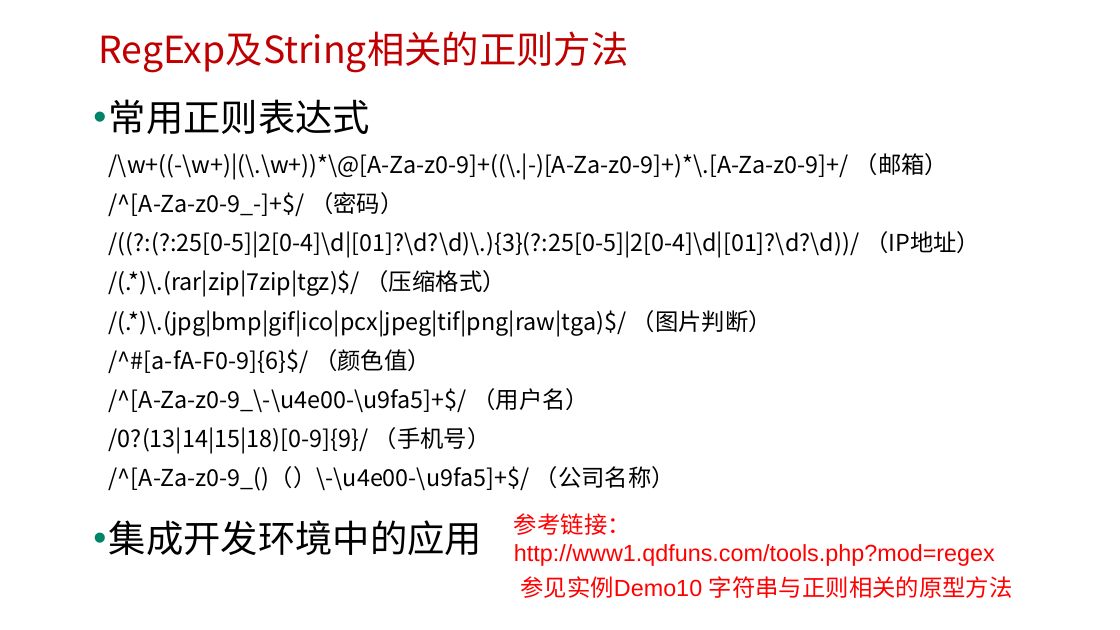
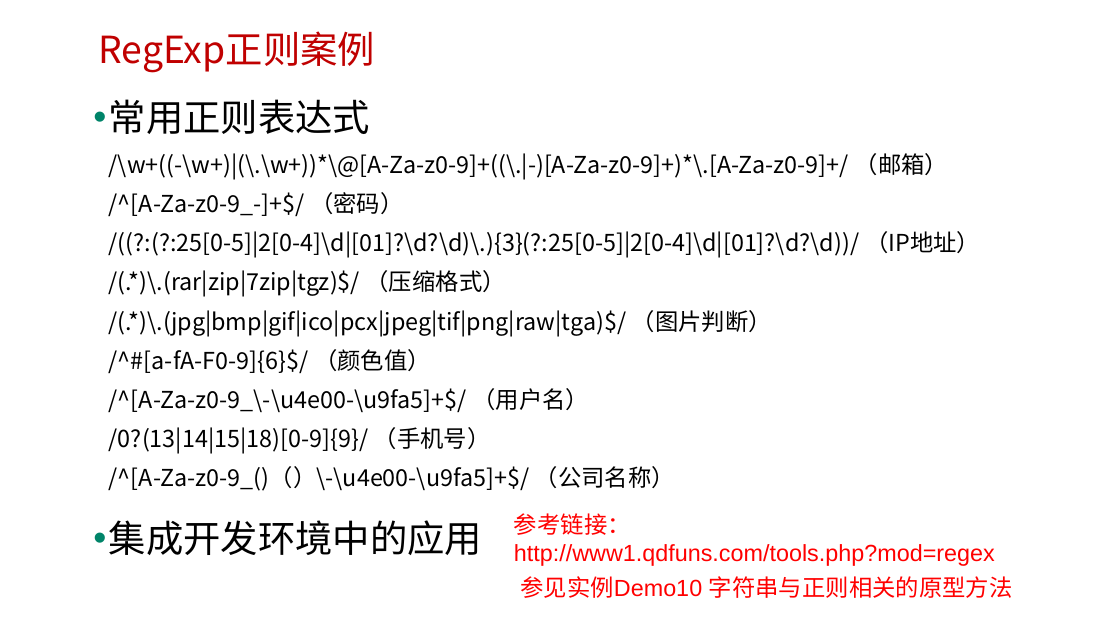
Before and after one commit to edu2act/course-javascript-advanced, a slide deck: slide 15 of 课程PPT/20.JS标准内置对象-构造器（RegExp）正则表达式.pptx. Drawn at 1120x630 pixels with LibreOffice and Linux fonts; fonts in the diff are those of the drawing; background and template pictures are left out. Boxes give left, top, right and bottom in pixels: in the first picture for what was removed or moved away, otherwise in the second. Text is boxed around its words. In the diff, an @@ line names an element or a change of style, - is before the commit and + after.

```diff
--- a/课程PPT/20.JS标准内置对象-构造器（RegExp）正则表达式.pptx
+++ b/课程PPT/20.JS标准内置对象-构造器（RegExp）正则表达式.pptx
@@ text at (x1=98, y1=31, x2=375, y2=73): text changed @@
-RegExp及String相关的正则方法
+RegExp正则案例
```
Also in this commit, not shown: 4 other slides changed, 3 other files.
